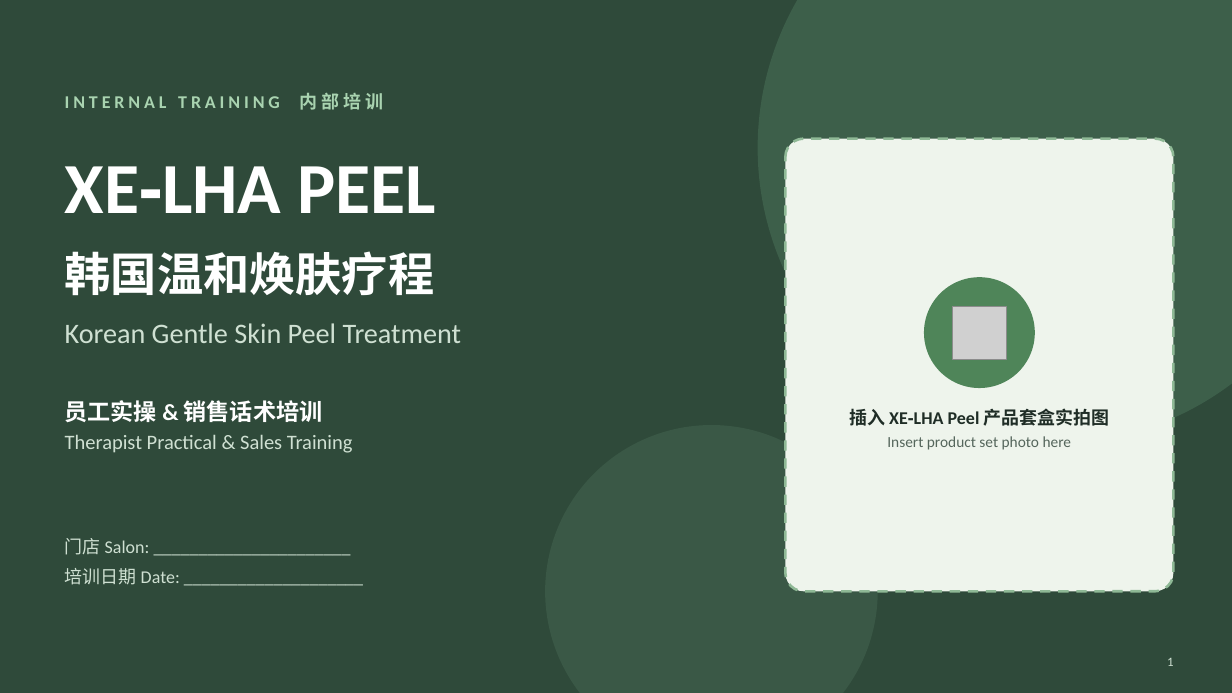
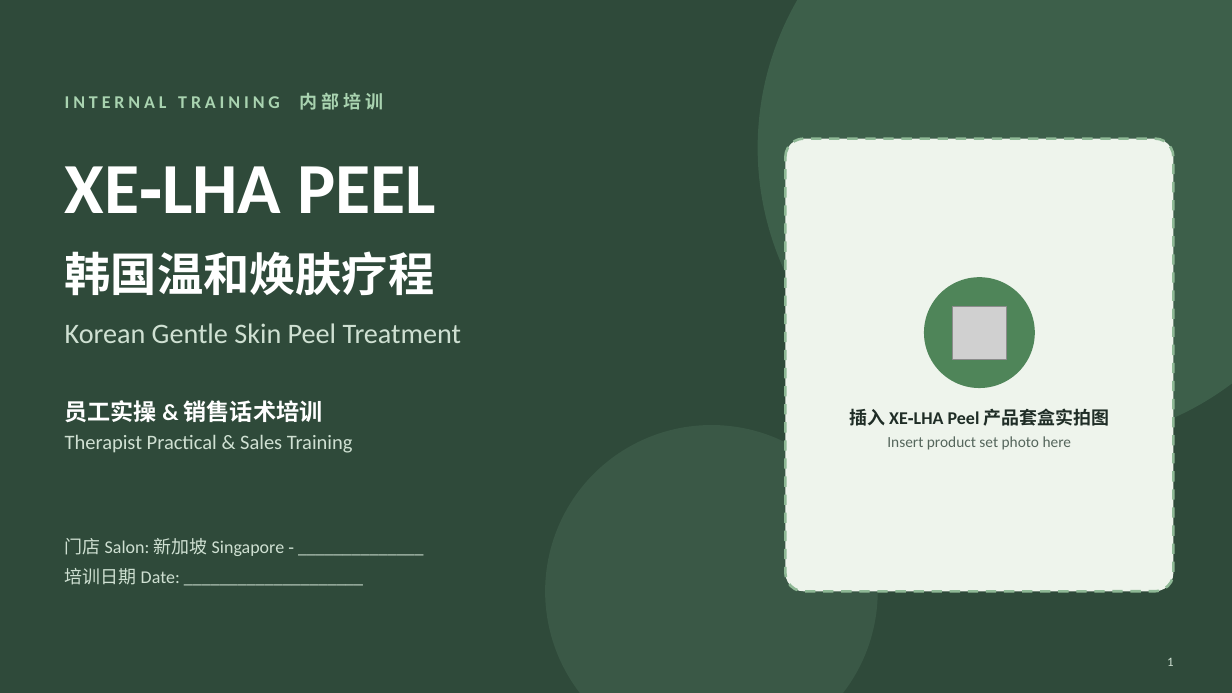
Before and after one commit to wanxinlee/cautious-computing-machine, a slide deck: slide 1 of XE-LHA-Peel-Staff-Training.pptx. Drawn at 1232x693 pixels with LibreOffice and Linux fonts; fonts in the diff are those of the drawing; grey boxes stand for pictures. Boxes give left, top, right and bottom in pixels: in the first picture for what was removed or moved away, otherwise in the second. Text is boxed around its words. In the diff, an @@ line names an element or a change of style, - is before the commit and + after.

```diff
--- a/XE-LHA-Peel-Staff-Training.pptx
+++ b/XE-LHA-Peel-Staff-Training.pptx
@@ text at (65, 538, 284, 556): text changed @@
-门店 Salon: ______________________
+门店 Salon: 新加坡 Singapore ‑ ______________
```
Also in this commit, not shown: 5 other slides changed.
